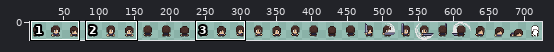
Sprite sheet -- public/resources/graphics/units/player.png. Above, an overview of the earlier version with the close-up marked.
Close-up. Old version:
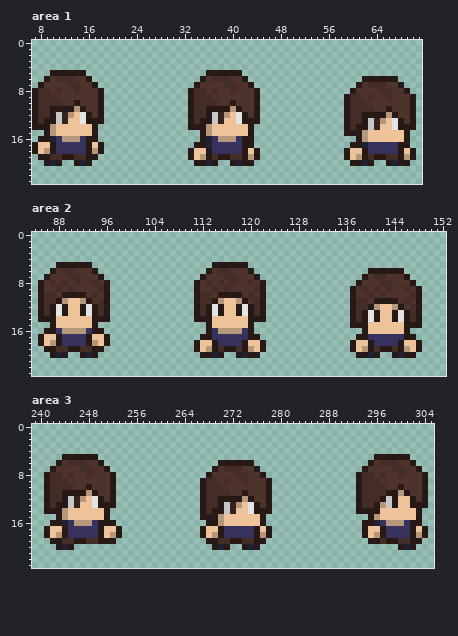
The file is 728x26 pixels. Shown: area 1: x 7..71, y 0..23; area 2: x 84..152, y 0..23; area 3: x 239..305, y 0..23. The wide view leaves out empty margins. The commit also changed other parts of the picture, which this record leaves out.
And afterwards:
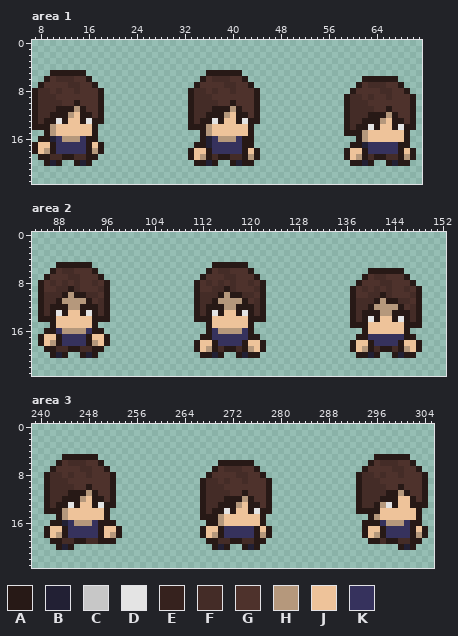
Palette (. is transparent): A #271916  B #222034  C #c7c7c7  D #e4e4e4  E #36221e  F #442c27  G #4e322c  H #b5987c  J #eec39a  K #36325d
Diff:
Changed rows in their new state; - is an unchanged pixel.
Area 1:
first column x 10:
11 F-------------------------F--------------------------------
12 -AA--A---------------------AA--A--------------------F------
13 -DA--AD--------------------DA--AD--------------------AA--A-
14 -----------------------------------------------------DA--AD
Area 2:
first column x 88:
 9 -FAF-----------------------FAF----------------------------
10 F-H--F--------------------F-H--F---------------------FAF--
11 --HH------------------------HH----------------------F-H--F
12 A-HH-A--------------------A-HH-A----------------------HH--
13 ----------------------------------------------------A-HH-A
Area 3:
first column x 244:
11 F------------------------------------------------------
12 -AA--A--------------------F---------------------------A
13 -DA--AD--------------------AA--A----------------------D
14 ---------------------------DA--AD----------------------
16 ----------------------------------------------------A--
